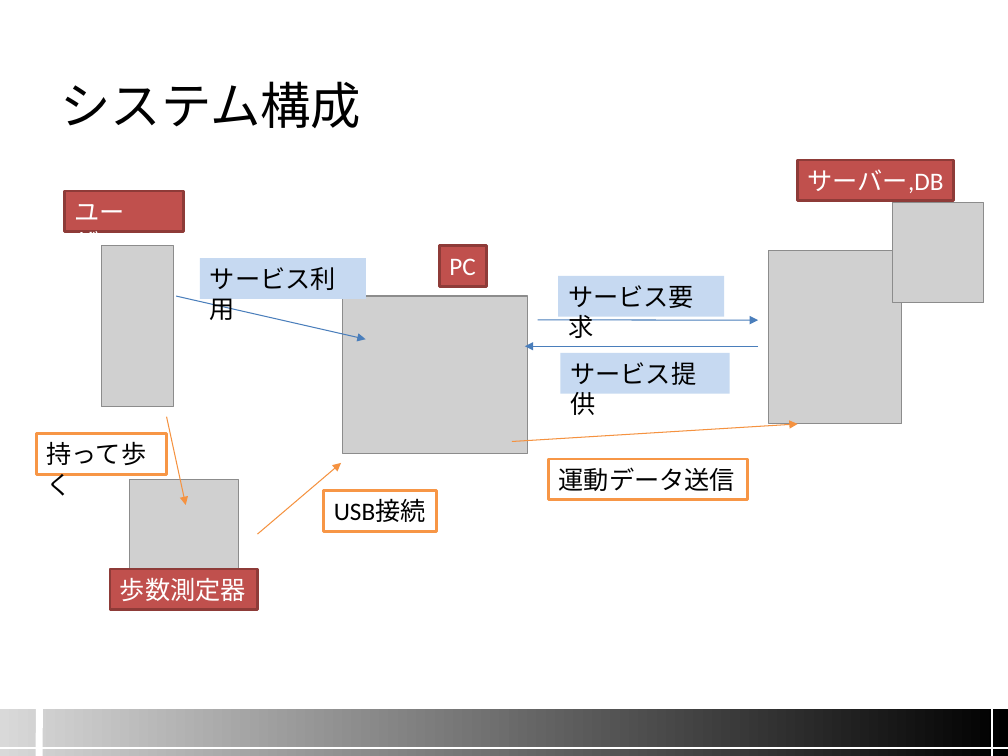
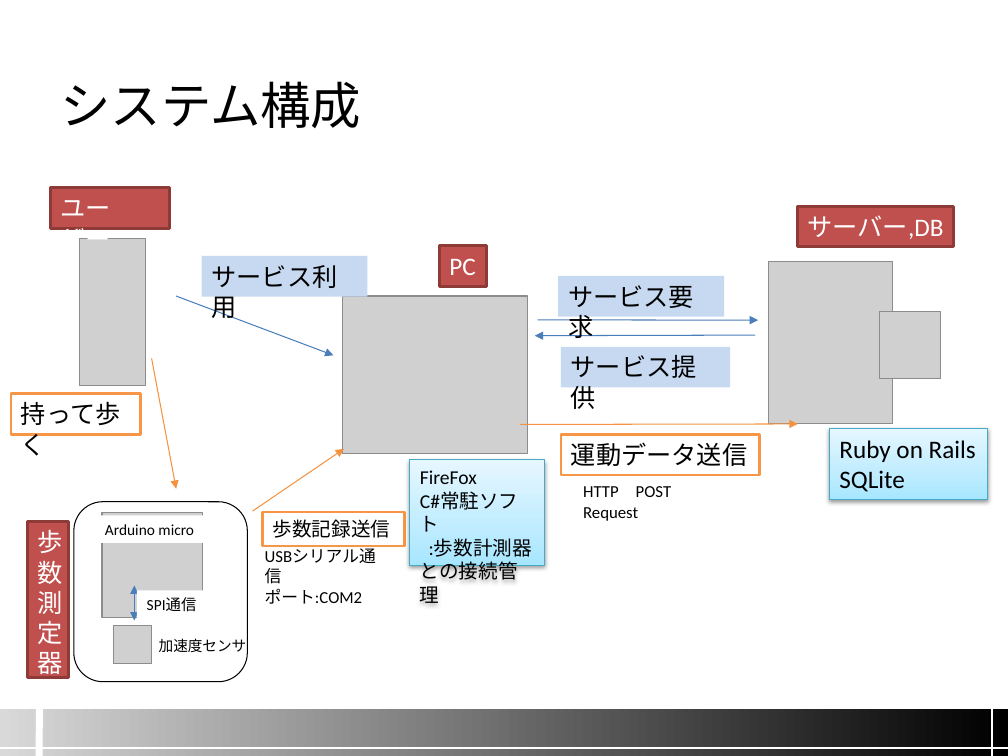
Before and after one commit to namazu510/team-a, a slide deck: slide 2 of design/03.システム構成.pptx. Drawn at 1008x756 pixels with LibreOffice and Linux fonts; fonts in the diff are those of the drawing; grey boxes stand for pictures; background and template pictures are left out. Boxes give left, top, right and bottom in pixels: in the first picture for what was removed or moved away, otherwise in the second. Text is boxed around its words. In the diff, an @@ line names an element or a change of style, - is before the commit and + after.

Commit message:
modify システム構成.pptx
動いているソフトとか詳しく追記

```diff
--- a/design/03.システム構成.pptx
+++ b/design/03.システム構成.pptx
@@ rectangle "ユーザー": place and size @@
-rectangle "ユーザー" at box(65, 192, 183, 232)
+rectangle "ユーザー" at box(50, 187, 169, 228)
@@ rectangle "サーバー,DB": place and size @@
-rectangle "サーバー,DB" at box(797, 160, 954, 201)
+rectangle "サーバー,DB" at box(797, 207, 954, 247)
@@ picture removed at box(893, 203, 984, 303) @@
@@ picture: place and size @@
-picture at box(102, 246, 173, 407)
+picture at box(80, 239, 145, 385)
@@ picture: place and size @@
-picture at box(769, 250, 902, 423)
+picture at box(769, 262, 893, 424)
@@ arrow moved from (176, 296) - (366, 340) to (176, 296) - (334, 355) @@
@@ picture added at box(880, 311, 940, 378) @@
@@ arrow moved from (166, 416) - (185, 505) to (151, 359) - (176, 489) @@
@@ arrow moved from (758, 347) - (525, 347) to (755, 335) - (535, 336) @@
@@ rectangle "サービス提供": place and size @@
-rectangle "サービス提供" at box(560, 353, 730, 393)
+rectangle "サービス提供" at box(561, 347, 731, 387)
@@ rectangle "持って歩く": place and size @@
-rectangle "持って歩く" at box(37, 433, 167, 474)
+rectangle "持って歩く" at box(11, 394, 141, 434)
@@ arrow moved from (257, 534) - (341, 463) to (253, 511) - (344, 449) @@
@@ arrow moved from (512, 442) - (797, 424) to (520, 424) - (797, 424) @@
@@ rectangle "運動データ送信": place and size @@
-rectangle "運動データ送信" at box(548, 459, 747, 499)
+rectangle "運動データ送信" at box(561, 434, 760, 475)
@@ rectangle added at box(830, 428, 988, 500), fill gradient #A7E6FF to #C1EDFF to #E7F8FF, outline #46AAC5 0.75 pt, 18 pt, text #000000 @@
+Ruby on Rails
+SQLite
@@ rectangle added at box(410, 460, 544, 564), fill gradient #A7E6FF to #C1EDFF to #E7F8FF, outline #46AAC5 0.75 pt, 14 pt, text #000000 @@
+FireFox
+C#常駐ソフト
+:歩数計測器との接続管理
@@ text added at box(583, 486, 672, 521), 12 pt, text #000000 @@
+HTTP POST Request
@@ rectangle "歩数測定器": place and size @@
-rectangle "歩数測定器" at box(110, 569, 257, 609)
+rectangle "歩数測定器" at box(28, 522, 69, 677)
@@ picture: place and size @@
-picture at box(129, 480, 238, 589)
+picture at box(102, 513, 203, 618)
@@ rectangle "歩数記録送信": place and size @@
-rectangle "歩数記録送信" at box(324, 491, 436, 531)
+rectangle "歩数記録送信" at box(263, 512, 405, 546)
@@ text in rectangle at box(273, 519, 391, 538): text changed; size 18 to 14 pt @@
-USB接続
+歩数記録送信
@@ text added at box(265, 588, 363, 604), 12 pt, text #000000 @@
+USBシリアル通信
+ポート:COM2
@@ group added at box(74, 502, 247, 682): 2 rectangles, 1 rounded rectangle, 1 picture, 1 double arrow, 1 text @@
+SPI通信
+Arduino micro
+加速度センサ
```
